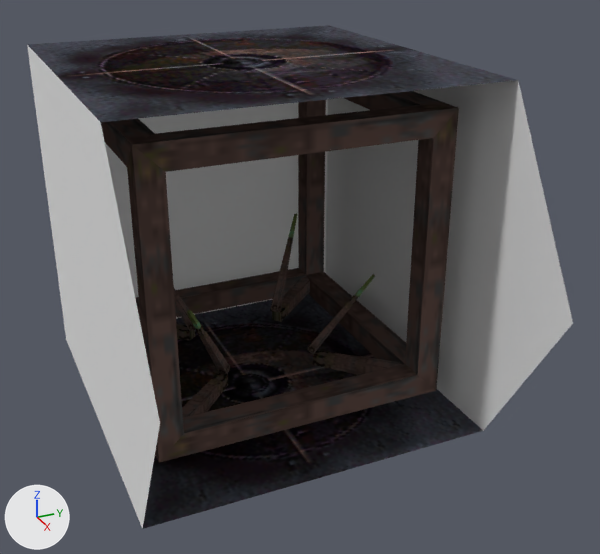
An edit to the Blender file objsrc/wispgen.blend, drawn before and after from the same camera.
The view is the same before and after, from a 50 mm lens placed at (7.75, -2.89, 3.34), pointed at (0.81, 0.23, -0.13). Lighting does not change. The marker at lower left points along +X, +Y and +Z.

In view in the first picture: 'aa', 'dd.002', 'dd.003', 'dd.004', 'dd.005', 'jj'.
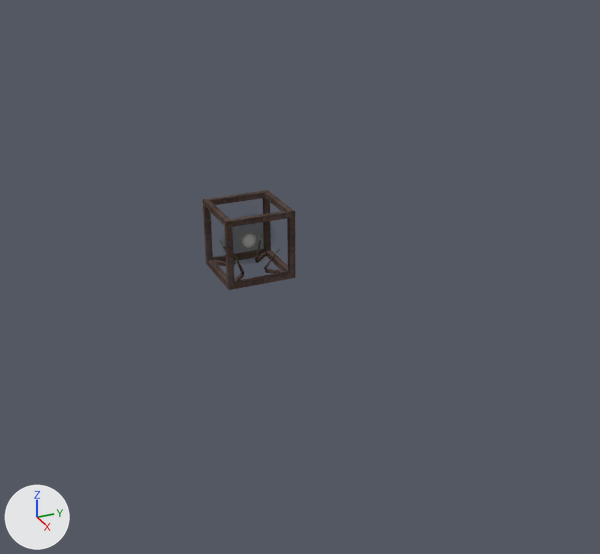
What differs and where, as boxes [x1, y1, x2, y2] in the pictures (600 x 554 px):
'aa', deleted: before [27, 25, 573, 529]
'jj', rescaled: before [101, 91, 459, 462]; after [203, 190, 295, 290]
'dd.004', deleted: before [306, 274, 402, 375]
'dd.005', deleted: before [182, 309, 231, 417]
'dd.003', deleted (black): before [270, 214, 310, 321]
'@s03pf', added: after [233, 226, 263, 255]
'dd.002', deleted (black): before [139, 289, 195, 341]
'@s02a3', now drawn: after [264, 249, 286, 274]
'@s02a2', added: after [255, 251, 267, 263]
'@s02a4', added: after [234, 256, 244, 281]
'@s02a1', added: after [214, 240, 236, 266]

Diff of the bpy script that builds the scene:
```diff
--- a/objsrc/wispgen.blend.py
+++ b/objsrc/wispgen.blend.py
@@ img_wispball_png @@
+img_wispball_png = load_image('wispball.png', '../obj/txt/wispball.png', 128, 128, 'sRGB')
@@ img_wispball_tga @@
+img_wispball_tga = load_image('wispball.tga', '../obj/txt/wispball.png', 128, 128, 'sRGB')
@@ mat_particles @@
+mat_particles = bpy.data.materials.new('Particles')
+# uses the picture img_wispball_png
+# uses the picture img_wispball_tga
@@ me_plane @@
+me_plane.from_pydata(...)  # 4 vertices, 1 face; spans x 0.0, y -1.31..1.31, z -1.31..1.31
+me_plane.materials.append(mat_particles)
@@ ob_aa @@
-ob_aa = bpy.data.objects.new('aa', me_dd_001)
-ob_aa.location = (0.0, 0.0, 0.0)
@@ ob_jj @@
 ob_jj.location = (0.0, 0.0, 0.0)
+ob_jj.scale = (0.25, 0.25, 0.25)
@@ ob_dd_002 @@
-ob_dd_002 = bpy.data.objects.new('dd.002', me_dd_008)
-ob_dd_002.parent = ob_jj
-ob_dd_002.matrix_parent_inverse = Matrix(((1.0, 0.0, 0.0, 0.0), (0.0, 1.0, 0.0, -4.5), (0.0, 0.0, 1.0, -1.5), (0.0, 0.0, 0.0, 1.0)))
-ob_dd_002.location = (-1.259, 3.238, 0.232)
-ob_dd_002.rotation_euler = (0.0, 0.0, 0.785)  # degrees (0, 0, 45)
@@ ob_dd_003 @@
-ob_dd_003 = bpy.data.objects.new('dd.003', me_dd_008)
-ob_dd_003.parent = ob_jj
-ob_dd_003.matrix_parent_inverse = Matrix(((1.0, 0.0, 0.0, 0.0), (0.0, 1.0, 0.0, -4.5), (0.0, 0.0, 1.0, -1.5), (0.0, 0.0, 0.0, 1.0)))
-ob_dd_003.location = (-1.273, 5.759, 0.232)
-ob_dd_003.rotation_euler = (0.0, 0.0, -0.785)  # degrees (0, 0, -45)
@@ ob_dd_004 @@
-ob_dd_004 = bpy.data.objects.new('dd.004', me_dd_008)
-ob_dd_004.parent = ob_jj
-ob_dd_004.matrix_parent_inverse = Matrix(((1.0, 0.0, 0.0, 0.0), (0.0, 1.0, 0.0, -4.5), (0.0, 0.0, 1.0, -1.5), (0.0, 0.0, 0.0, 1.0)))
-ob_dd_004.location = (1.266, 5.758, 0.232)
-ob_dd_004.rotation_euler = (0.0, 0.0, -2.356)  # degrees (0, 0, -135)
@@ ob_dd_005 @@
-ob_dd_005 = bpy.data.objects.new('dd.005', me_dd_008)
-ob_dd_005.parent = ob_jj
-ob_dd_005.matrix_parent_inverse = Matrix(((1.0, 0.0, 0.0, 0.0), (0.0, 1.0, 0.0, -4.5), (0.0, 0.0, 1.0, -1.5), (0.0, 0.0, 0.0, 1.0)))
-ob_dd_005.location = (1.271, 3.238, 0.232)
-ob_dd_005.rotation_euler = (0.0, 0.0, -3.927)  # degrees (0, 0, -225)
@@ ob_s03pf @@
+ob_s03pf = bpy.data.objects.new('@s03pf', me_plane)
+ob_s03pf.parent = ob_jj
+ob_s03pf.location = (0.0, 0.0, 0.0)
@@ ob_s02a4 @@
+ob_s02a4 = bpy.data.objects.new('@s02a4', me_dd_008)
+ob_s02a4.parent = ob_jj
+ob_s02a4.matrix_parent_inverse = Matrix(((1.0, 0.0, 0.0, 0.0), (0.0, 1.0, 0.0, -4.5), (0.0, 0.0, 1.0, -1.5), (0.0, 0.0, 0.0, 1.0)))
+ob_s02a4.location = (1.271, 3.238, 0.232)
+ob_s02a4.rotation_euler = (0.0, 0.0, -3.927)  # degrees (0, 0, -225)
@@ ob_s02a2 @@
+ob_s02a2 = bpy.data.objects.new('@s02a2', me_dd_008)
+ob_s02a2.parent = ob_jj
+ob_s02a2.matrix_parent_inverse = Matrix(((1.0, 0.0, 0.0, 0.0), (0.0, 1.0, 0.0, -4.5), (0.0, 0.0, 1.0, -1.5), (0.0, 0.0, 0.0, 1.0)))
+ob_s02a2.location = (-1.273, 5.759, 0.232)
+ob_s02a2.rotation_euler = (0.0, 0.0, -0.785)  # degrees (0, 0, -45)
@@ ob_s02a1 @@
+ob_s02a1 = bpy.data.objects.new('@s02a1', me_dd_008)
+ob_s02a1.parent = ob_jj
+ob_s02a1.matrix_parent_inverse = Matrix(((1.0, 0.0, 0.0, 0.0), (0.0, 1.0, 0.0, -4.5), (0.0, 0.0, 1.0, -1.5), (0.0, 0.0, 0.0, 1.0)))
+ob_s02a1.location = (-1.259, 3.238, 0.232)
+ob_s02a1.rotation_euler = (0.0, 0.0, 0.785)  # degrees (0, 0, 45)
```
